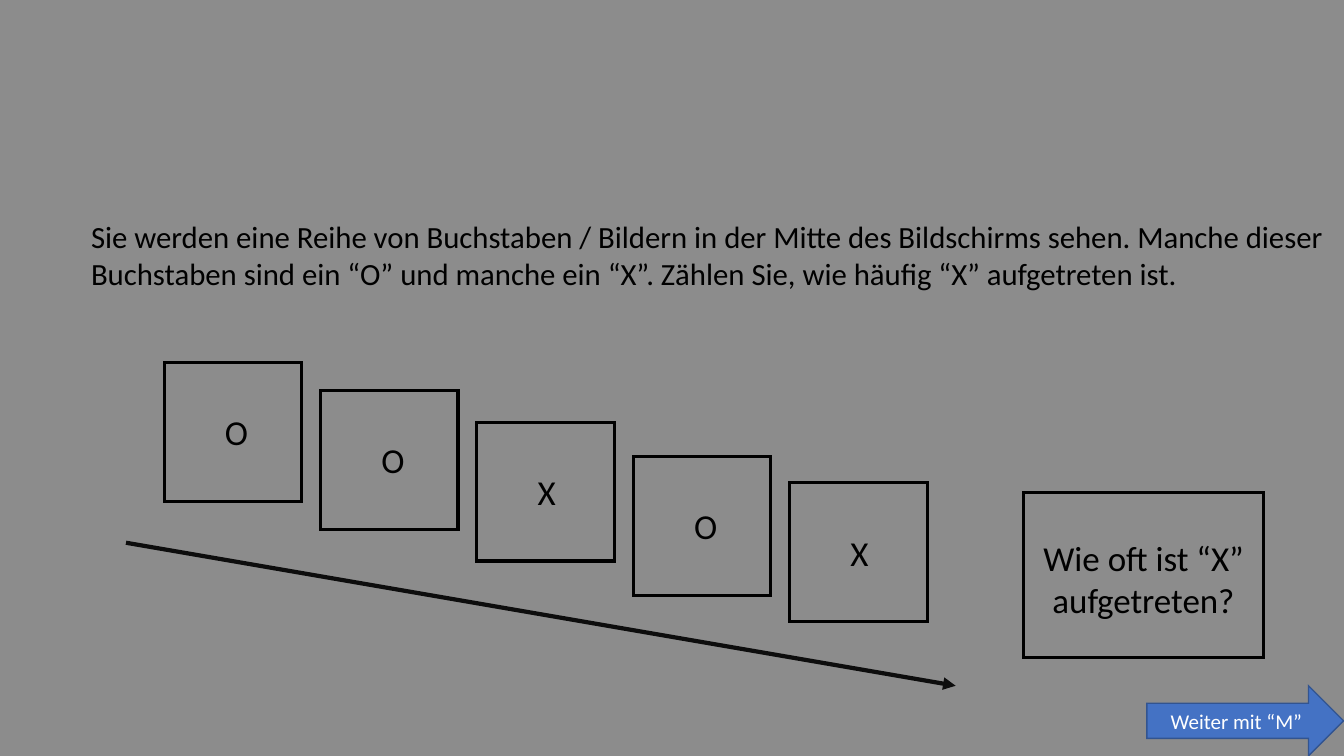
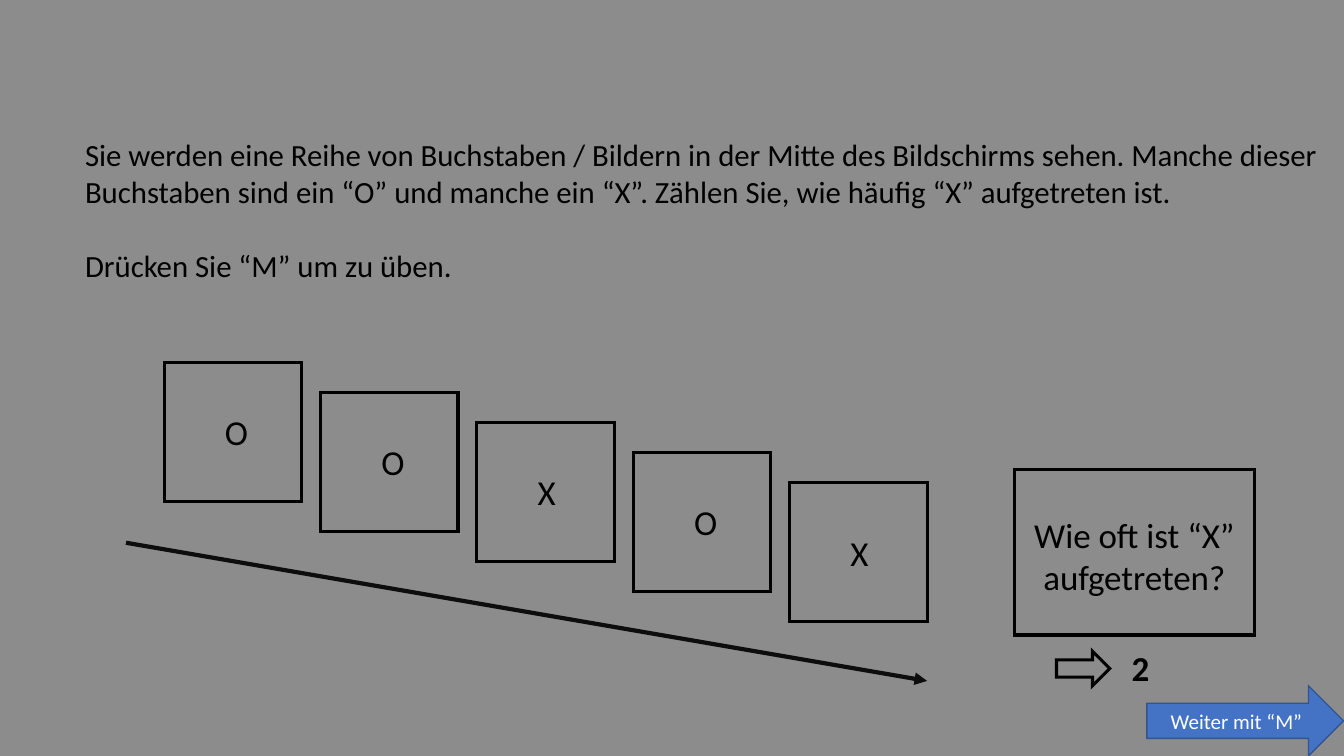
Before and after one commit to SLesche/oddball-task, a slide deck: slide 4 of instructions/instruction_slides.pptx. Drawn at 1344x756 pixels with LibreOffice and Linux fonts; fonts in the diff are those of the drawing. Boxes give left, top, right and bottom in pixels: in the first picture for what was removed or moved away, otherwise in the second. Text is boxed around its words. In the diff, an @@ line names an element or a change of style, - is before the commit and + after.

```diff
--- a/instructions/instruction_slides.pptx
+++ b/instructions/instruction_slides.pptx
@@ text "Sie werden eine Reihe von ...": place and size @@
-text "Sie werden eine Reihe von ..." at (91,226,1322,290)
+text "Sie werden eine Reihe von ..." at (85,144,1316,277)
@@ text at (85,255,451,277): paragraph added @@
+Drücken Sie “M” um zu üben.
@@ rectangle: place and size @@
-rectangle at (633,457,770,596)
+rectangle at (633,453,770,592)
@@ rectangle: place and size @@
-rectangle at (1023,493,1263,658)
+rectangle at (1014,470,1254,635)
@@ text "O": place and size @@
-text "O" at (694,516,717,539)
+text "O" at (694,512,717,535)
@@ text "Wie oft ist “X” aufgetreten?": place and size @@
-text "Wie oft ist “X” aufgetreten?" at (1043,546,1243,619)
+text "Wie oft ist “X” aufgetreten?" at (1034,523,1234,596)
@@ arrow moved from (126, 542) - (956, 686) to (126, 542) - (928, 682) @@
@@ right arrow added at (1057,651,1110,686), outline #000000 2.25 pt @@
@@ text added at (1132,658,1150,681), 25 pt, text #000000, bold @@
+2
```
Also in this commit, not shown: 1 other slide changed, 2 slides added, 14 other files.
